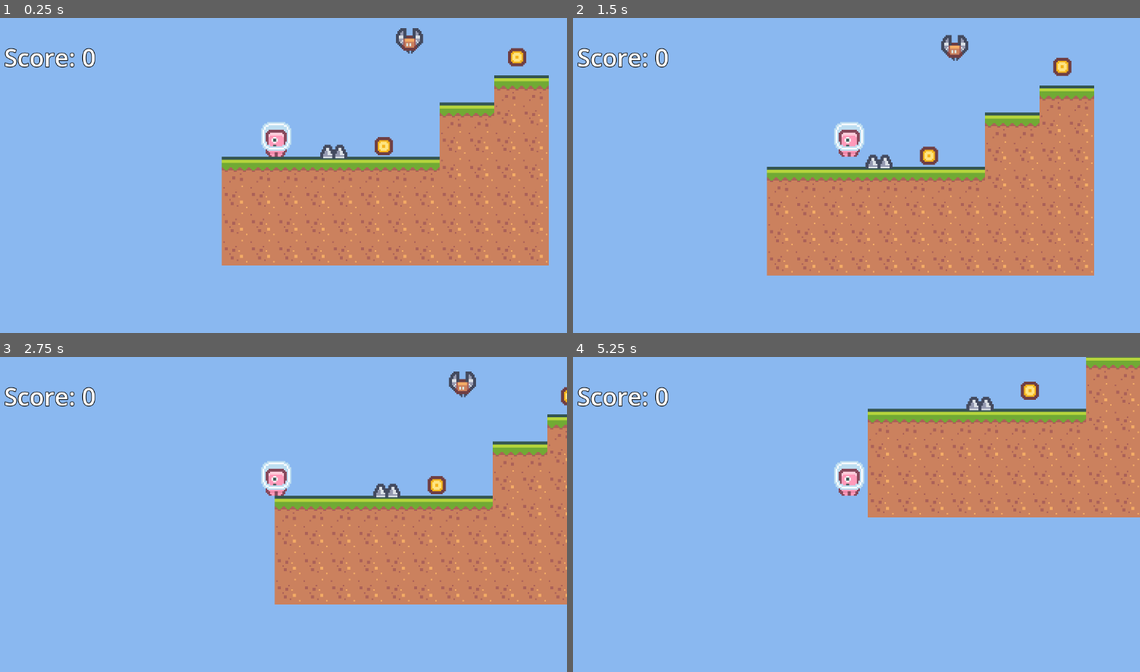
Above: before the commit, frames 1-4 (two rows, left to right).
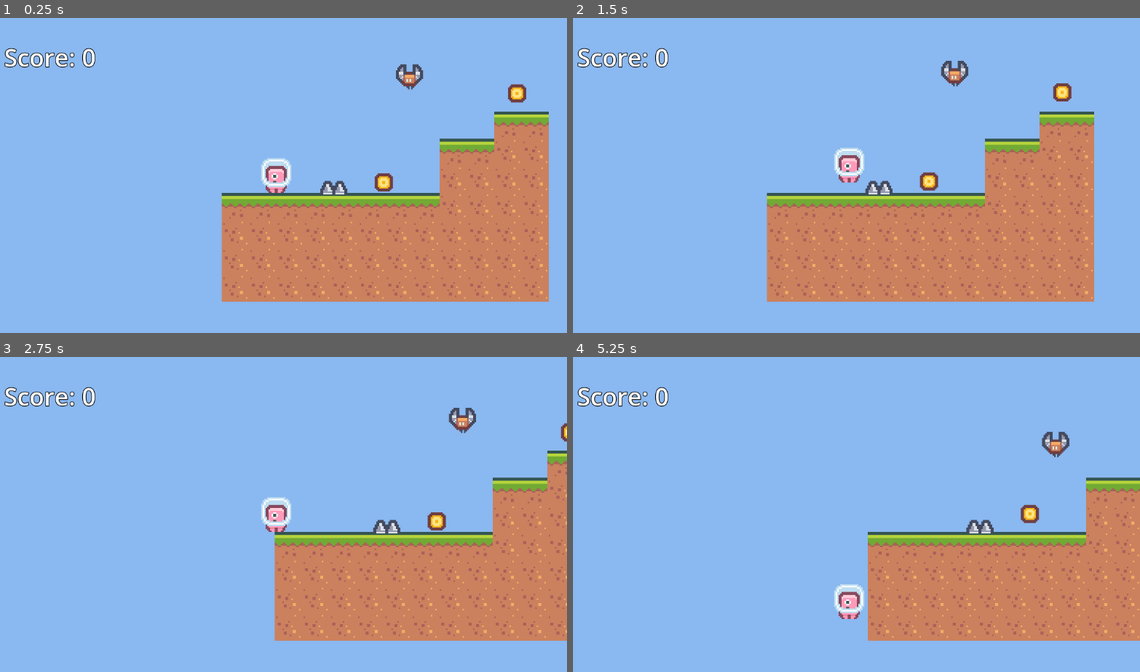
Above: after the commit, the same moments.

Repository: jonathanhecl/godot-platform
Game: Godot game, scene res://scenes/level1.tscn
The game is run twice, just before and just after one commit, with the same random seed, the same clock (stepped at 60 frames per second) and the same inputs.
Inputs:
- Up to frame 1 (0.25 s): no input
- Up to frame 2 (1.5 s): hold Right from 0.53 s (still down); tap Up at 0.77 s
- Up to frame 3 (2.75 s): tap Up at 1.52 s; release Right at 2.03 s; hold Left from 2.03 s (still down)
- Up to frame 4 (5.25 s): release Left at 2.78 s; hold Right 2.78-4.28 s; tap Up at 3.02, 3.77, 4.52 s; hold Left 4.28-5.03 s; hold Right from 5.03 s (still down)

The runs differ from the first frame. In frame 1, 19% of the frame differs, in the area x 39-97%, y 3-91%; in frame 2, 15%; in frame 3, 17%; in frame 4, 36%, in the area x 46-100%, y 0-91%.
Error before the commit: Invalid assignment of property or key 'text' with value of type 'String' on a base object of type 'null instance'. (res://scenes/Player.gd:34)
Error after the commit: Invalid assignment of property or key 'text' with value of type 'String' on a base object of type 'Nil'. (res://scenes/Player.gd:34)

Commit message:
Fix camera

Diff:
--- a/scenes/player.tscn
+++ b/scenes/player.tscn
@@ -12,10 +12,9 @@
 outline_size = 5
 outline_color = Color(0, 0, 0, 1)
 
-[node name="Player" type="CharacterBody2D" node_paths=PackedStringArray("ScoreLabel") groups=["Player"]]
+[node name="Player" type="CharacterBody2D" groups=["Player"]]
 position = Vector2(-72, -28)
 script = ExtResource("1_80ffs")
-ScoreLabel = NodePath("")
 
 [node name="Sprite" type="Sprite2D" parent="."]
 texture = ExtResource("2_selr5")
@@ -26,6 +25,7 @@
 [node name="Camera2D" type="Camera2D" parent="."]
 position = Vector2(0, 28)
 zoom = Vector2(3, 3)
+limit_bottom = 100
 
 [node name="CanvasLayer" type="CanvasLayer" parent="."]
 
